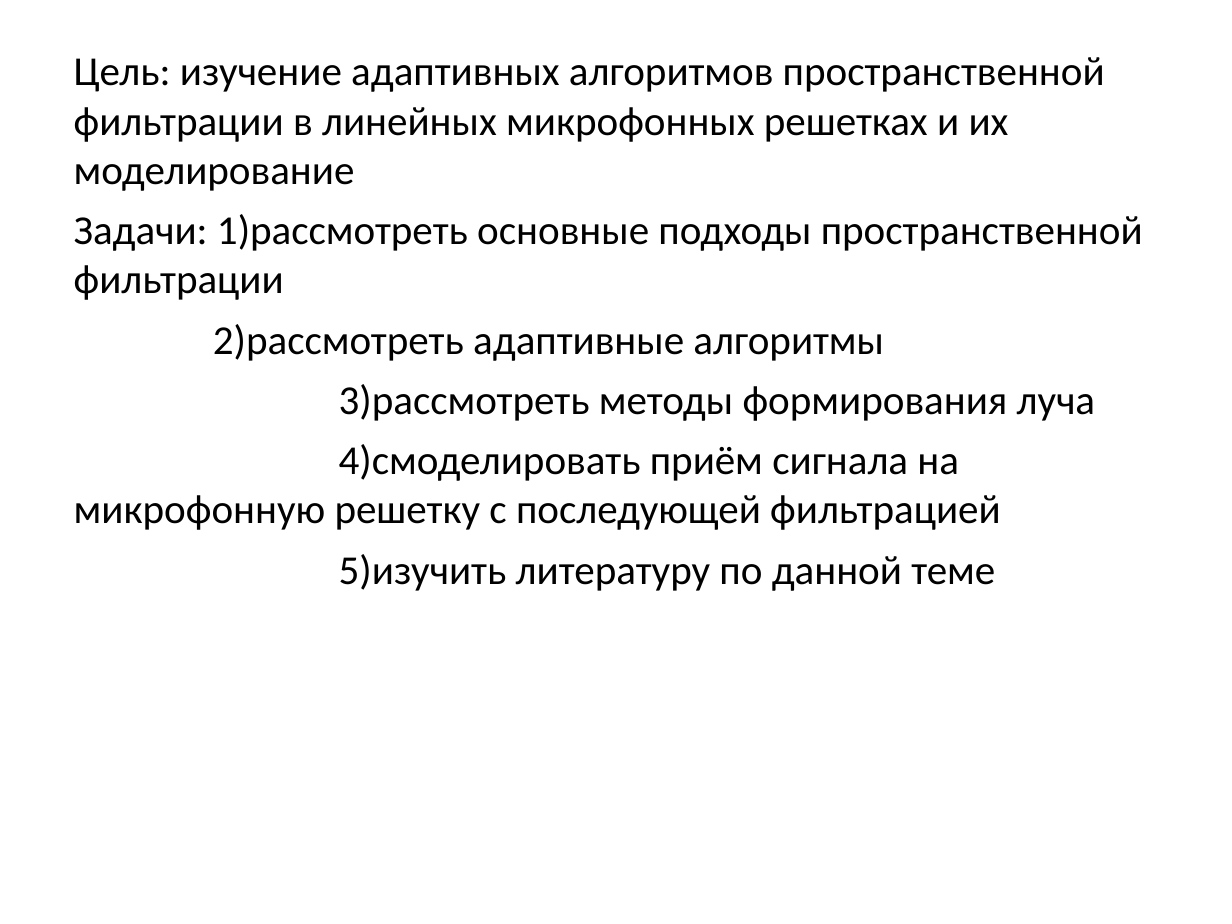
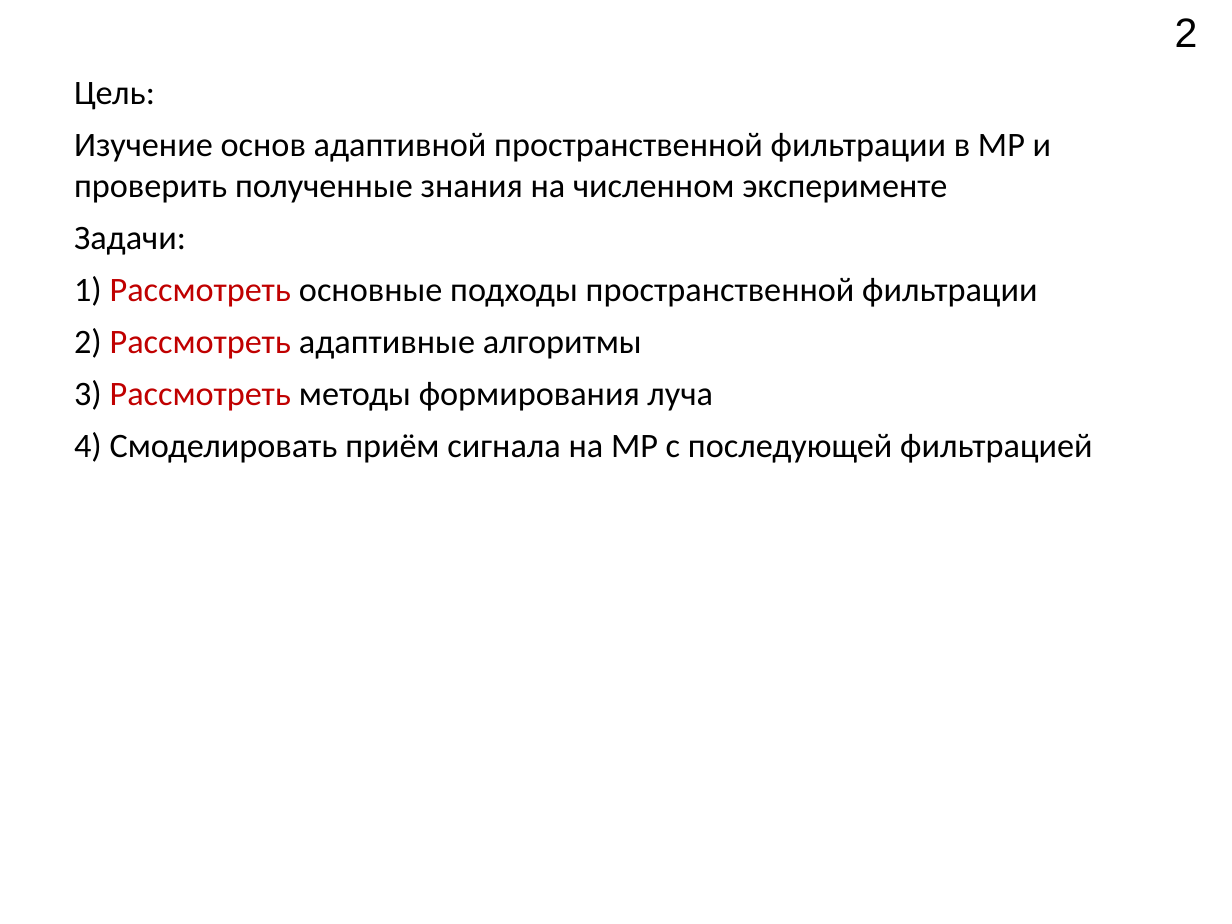
Before and after one commit to Rernamp/microphone_arrays, a slide deck: slide 2 of student_session_2021/Доклад.pptx. Drawn at 1232x924 pixels with LibreOffice and Linux fonts; fonts in the diff are those of the drawing. Boxes give left, top, right and bottom in pixels: in the first picture for what was removed or moved away, otherwise in the second. Text is boxed around its words. In the diff, an @@ line names an element or a change of style, - is before the commit and + after.

```diff
--- a/student_session_2021/Доклад.pptx
+++ b/student_session_2021/Доклад.pptx
@@ page number added at (x1=1175, y1=18, x2=1198, y2=47), 24 pt, text #000000 @@
+2
@@ text at (x1=74, y1=82, x2=1092, y2=463): text changed; size 24 to 20 pt @@
-Цель: изучение адаптивных алгоритмов пространственной фильтрации в линейных микрофонных решетках и их моделирование
-Задачи: 1)рассмотреть основные подходы пространственной фильтрации
-2)рассмотреть адаптивные алгоритмы
-3)рассмотреть методы формирования луча
-4)смоделировать приём сигнала на микрофонную решетку с последующей фильтрацией
-5)изучить литературу по данной теме
+Цель:
+Изучение основ адаптивной пространственной фильтрации в МР и проверить полученные знания на численном эксперименте
+Задачи:
+1) Рассмотреть основные подходы пространственной фильтрации
+2) Рассмотреть адаптивные алгоритмы
+3) Рассмотреть методы формирования луча
+4) Смоделировать приём сигнала на МР с последующей фильтрацией
```
Also in this commit, not shown: 6 other slides changed, 5 slides added, 5 slides removed.
